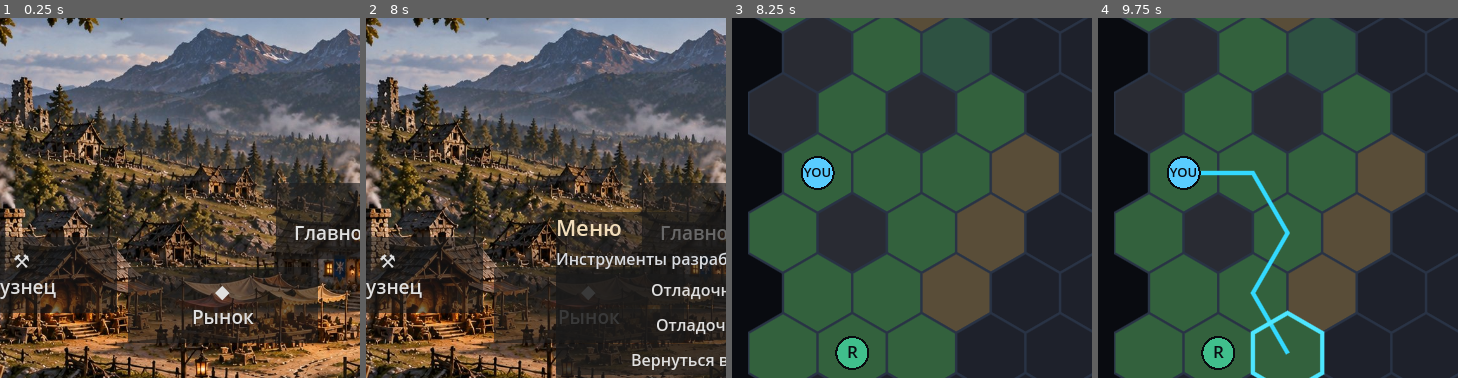
Above: before the commit, frames 1-4 (left to right).
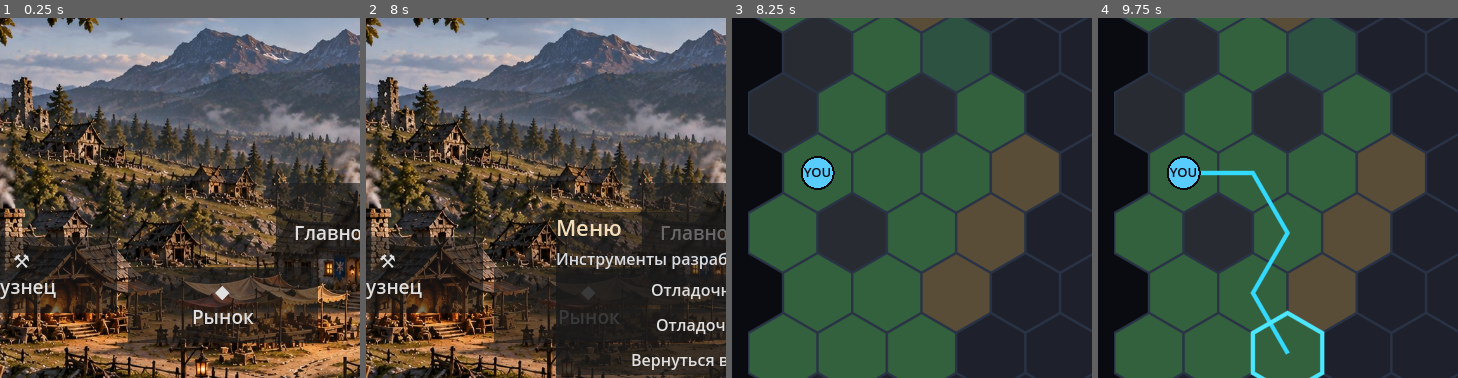
Above: after the commit, the same moments.

Repository: Archoniou1987/Battle-of-Artheon
Game: Godot game, scene res://scenes/main/main.tscn
Same seed, same stepped clock (60 frames per second), same inputs: the game is played once before the commit and once after it.
Inputs (mouse positions are % of the whole screen's width and height, from its top left):
- Up to frame 1 (0.25 s): no input
- Up to frame 2 (8 s): click "⚒ Кузнец" at 0.5 s; click "◆ Рынок" at 1.25 s; click "⌂ Главное здание" at 2 s; click "⚔ Тренировочное поле" at 2.75 s; click "♟ Персонаж" at 3.5 s; click "▣ Инвентарь" at 4.25 s; click "✦ Умения" at 5 s; click "☷ Задания" at 5.75 s; click "◇ Карта" at 6.5 s; click "☰ Меню" at 7.25 s
- Up to frame 3 (8.25 s): click "Отладочная карта" at 8 s
- Up to frame 4 (9.75 s): tap Enter at 8.75 s; move the mouse to (72, 45) at 8.77 s; click (72, 45) at 8.92 s; tap Space at 9.5 s; drag from (30, 55) to (45, 70) at 9.52 s
The pictures show only the part of the screen within x 0-50%, y 11-61%; the shares and areas given below are measured in that part.

Frames 1-2 are identical in both runs. In frame 3, 0.7% of the frame differs, in the area x 28-39%, y 88-98%; in frame 4, 0.7%.

Commit message:
Integrate region pockets before standard content placement

Diff:
--- a/core/map/location_generator.gd
+++ b/core/map/location_generator.gd
@@ -47,6 +47,13 @@
 				map.set_terrain(pos,"swamp",2.0)
 			elif roll<0.42:
 				map.set_terrain(pos,"rough",1.5)
+	var region_result:Dictionary=MapRegionGenerator.generate(map,entrance,exit,guaranteed_path,rng)
+	var thematic_reserved:Dictionary={}
+	for pocket in region_result["pockets"]:
+		for pos in pocket["cells"]:
+			thematic_reserved[pos]=true
+		for pos in pocket["border"]:
+			thematic_reserved[pos]=true
 	map.mark_visited(entrance)
 
 	# Guarded objects are deliberately built as one-cell dead-end pockets.
@@ -59,7 +66,7 @@
 	for r in range(safe_height):
 		for q in range(safe_width):
 			var candidate:=Vector2i(q,r)
-			if candidate==entrance or candidate==exit or protected.has(candidate):
+			if candidate==entrance or candidate==exit or protected.has(candidate) or thematic_reserved.has(candidate):
 				continue
 			if HexGrid.distance(entrance,candidate)<=SAFE_ENTRANCE_RADIUS+1:
 				continue
@@ -71,7 +78,7 @@
 			break
 		# Earlier pockets may have changed this candidate after the candidate list was built.
 		# Never reuse an existing object/guard cell and never shape an already blocked cell.
-		if object_cells.has(object_pos) or reserved_guard_cells.has(object_pos) or not map.cell(object_pos).is_passable():
+		if object_cells.has(object_pos) or reserved_guard_cells.has(object_pos) or thematic_reserved.has(object_pos) or not map.cell(object_pos).is_passable():
 			continue
 		var passable_neighbors:Array[Vector2i]=map.neighbors(object_pos,true)
 		if passable_neighbors.is_empty():
@@ -91,7 +98,7 @@
 		for neighbor in passable_neighbors:
 			if neighbor==guard_pos:
 				continue
-			if protected.has(neighbor) or neighbor==entrance or neighbor==exit or reserved_guard_cells.has(neighbor):
+			if protected.has(neighbor) or thematic_reserved.has(neighbor) or neighbor==entrance or neighbor==exit or reserved_guard_cells.has(neighbor):
 				can_shape=false
 				break
 		if not can_shape:
@@ -117,7 +124,7 @@
 	for r in range(safe_height):
 		for q in range(safe_width):
 			var content_pos:=Vector2i(q,r)
-			if content_pos==entrance or content_pos==exit or object_cells.has(content_pos) or reserved_guard_cells.has(content_pos):
+			if content_pos==entrance or content_pos==exit or thematic_reserved.has(content_pos) or object_cells.has(content_pos) or reserved_guard_cells.has(content_pos):
 				continue
 			if map.cell(content_pos).is_passable():
 				content_cells.append(content_pos)
@@ -237,6 +244,7 @@
 		"guaranteed_path":guaranteed_path,"resource_cells":resource_cells,"npc_cells":npc_cells,
 		"object_cells":object_cells,"encounter_cells":encounter_cells,"encounter_service":encounter_service,
 		"guarded_objects":guarded_objects,"route_guards":route_guards,"patrols":patrols,"boss_groups":boss_groups,
+		"pockets":region_result["pockets"],"regions":region_result["regions"],
 		"safe_entrance_radius":SAFE_ENTRANCE_RADIUS
 	}
 
